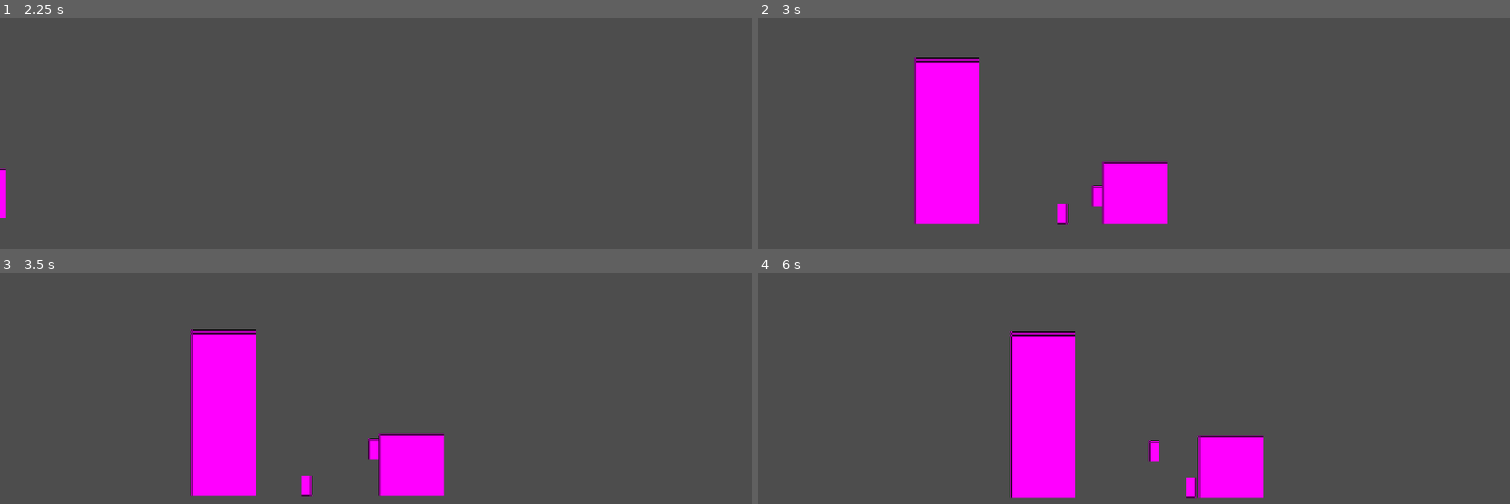
Above: before the commit, frames 1-4 (two rows, left to right).
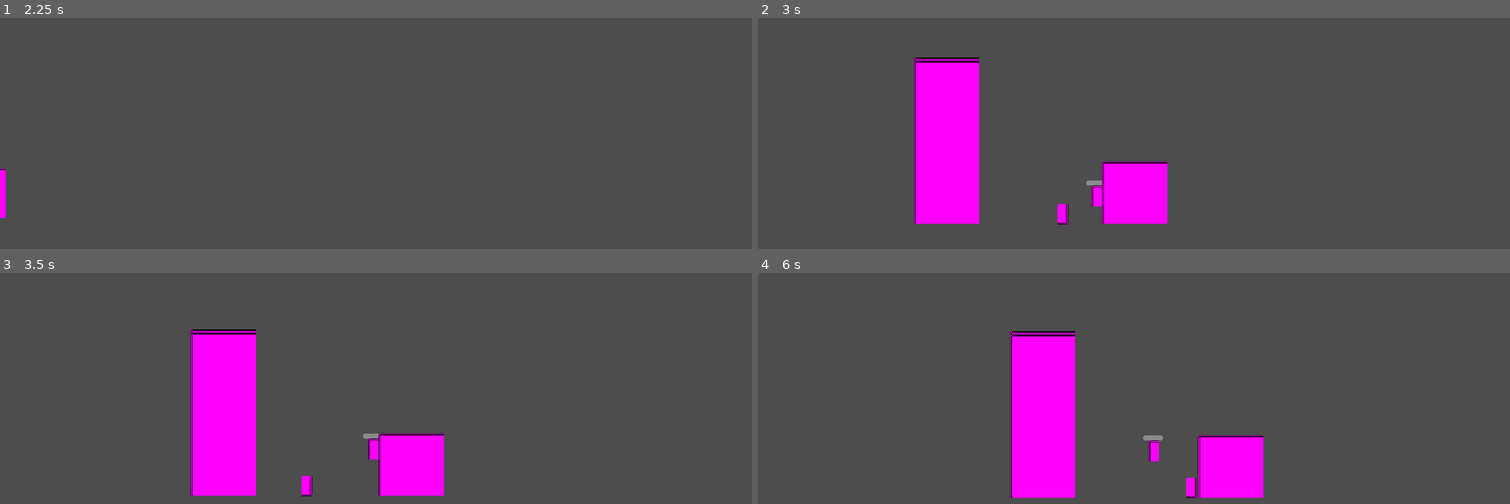
Above: after the commit, the same moments.

Repository: INV-matt/GMTK-game-jam
Game: Godot game, scene res://Main/main.tscn
Two runs of this game, one before a commit and one after it. Both use one fixed random seed, a clock stepped at 60 frames per second and the inputs below.
Inputs:
- Up to frame 1 (2.25 s): hold E (pl_dash) 0.53-1.28 s; hold D (pl_right) 0.53-2.03 s; tap Space (pl_jump) at 0.77, 1.52 s; tap Tab (pl_scout) at 1.35 s; hold A (pl_left) from 2.03 s (still down); hold E (pl_dash) from 2.03 s (still down)
- Up to frame 2 (3 s): release A (pl_left) at 2.78 s; release E (pl_dash) at 2.78 s; hold D (pl_right) from 2.78 s (still down); tap Tab (pl_scout) at 2.85 s
- Up to frame 3 (3.5 s): keep holding D (pl_right); tap Space (pl_jump) at 3.02 s
- Up to frame 4 (6 s): hold E (pl_dash) 3.53-4.28 s; tap Space (pl_jump) at 3.77, 4.52 s; release D (pl_right) at 4.28 s; hold A (pl_left) 4.28-5.03 s; tap Tab (pl_scout) at 4.35, 5.85 s; hold D (pl_right) 5.03-5.78 s; hold E (pl_dash) 5.03-5.78 s; hold A (pl_left) from 5.78 s (still down)

Frame 1 is identical in both runs. In frame 2, less than 0.1% of the frame differs, in the area x 43-46%, y 70-73%; in frame 3, less than 0.1%; in frame 4, less than 0.1%, in the area x 51-54%, y 70-73%.

Commit message:
Enemies now do damage to the player

Diff:
--- a/Enemies/Basic Enemy/basic_enemy.gd
+++ b/Enemies/Basic Enemy/basic_enemy.gd
@@ -3,10 +3,11 @@
 class_name Enemy
 
 @export var Speed = 100
+@export var DmgAmt = 5
 
 var _horizontalDirection = 1
 
-func _physics_process(delta: float) -> void:
+func _handleMovement(delta: float) :
   velocity.y += get_gravity().y * delta
 
   velocity.x = _horizontalDirection * Speed
@@ -15,5 +16,14 @@
 
   move_and_slide()
 
+  # Flip when hitting a wall (AKA we have not moved because we were blocked)
   if last_pos == global_position :
     _horizontalDirection *= -1
+
+func _physics_process(delta: float) -> void:
+  _handleMovement(delta)
+
+func _on_hitbox_body_entered(body: Player) -> void:
+  for i in body.get_children() :
+    if i is HealthComponent :
+      i.doDamage(DmgAmt)
--- a/Enemies/Basic Enemy/basic_enemy.tscn
+++ b/Enemies/Basic Enemy/basic_enemy.tscn
@@ -7,6 +7,9 @@
 size = Vector2(16, 32)
 
 [sub_resource type="CapsuleShape2D" id="CapsuleShape2D_o6f8y"]
+radius = 8.0
+
+[sub_resource type="CapsuleShape2D" id="CapsuleShape2D_cnb0i"]
 radius = 8.0
 
 [node name="basic_enemy" type="CharacterBody2D"]
@@ -20,6 +23,7 @@
 
 [node name="CollisionShape2D" type="CollisionShape2D" parent="."]
 shape = SubResource("CapsuleShape2D_o6f8y")
+debug_color = Color(0.924005, 4.61093e-05, 0.681658, 0.42)
 
 [node name="HealthComponent" type="Node" parent="." node_paths=PackedStringArray("DisplayHealthBar")]
 script = ExtResource("2_cnb0i")
@@ -34,3 +38,12 @@
 offset_right = 16.0
 offset_bottom = -16.0
 show_percentage = false
+
+[node name="hitbox" type="Area2D" parent="."]
+collision_layer = 0
+collision_mask = 2
+
+[node name="shape" type="CollisionShape2D" parent="hitbox"]
+shape = SubResource("CapsuleShape2D_cnb0i")
+
+[connection signal="body_entered" from="hitbox" to="." method="_on_hitbox_body_entered"]
--- a/Player/player.tscn
+++ b/Player/player.tscn
@@ -18,8 +18,9 @@
 [node name="Sprite2D" type="Sprite2D" parent="."]
 texture = SubResource("PlaceholderTexture2D_wp0l0")
 
-[node name="CollisionShape2D" type="CollisionShape2D" parent="."]
+[node name="collider" type="CollisionShape2D" parent="."]
 shape = SubResource("CapsuleShape2D_75muk")
+debug_color = Color(7.70092e-07, 0.64704, 0.22181, 0.42)
 
 [node name="climb_power" parent="." instance=ExtResource("2_cvnsp")]
 
Not shown: 1 places in Enemies/Basic Enemy/basic_enemy.tscn that only renumber resources
